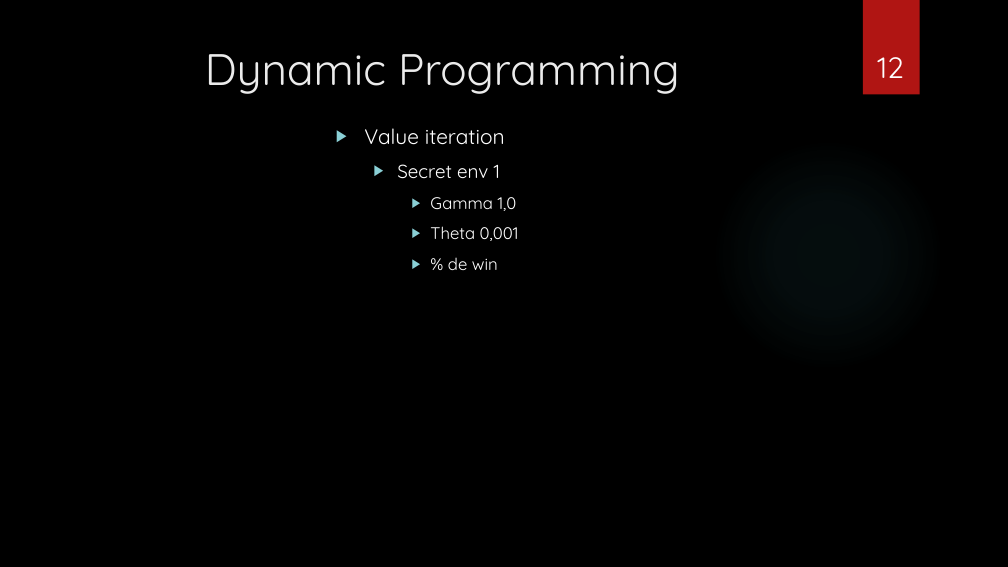
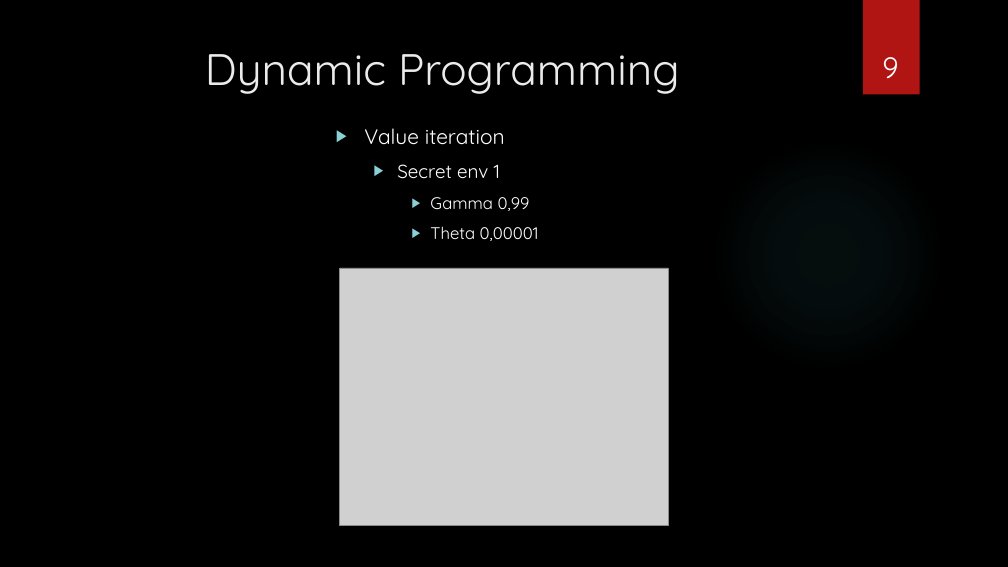
Before and after one commit to natane07/esgi_2021_4a_IABD_drl_sample_project, a slide deck: slide 9 of PPT_DRL.pptx (slide 12 before the commit). Drawn at 1008x567 pixels with LibreOffice and Linux fonts; fonts in the diff are those of the drawing; grey boxes stand for pictures; background and template pictures are left out. Boxes give left, top, right and bottom in pixels: in the first picture for what was removed or moved away, otherwise in the second. Text is boxed around its words. In the diff, an @@ line names an element or a change of style, - is before the commit and + after.

```diff
--- a/PPT_DRL.pptx
+++ b/PPT_DRL.pptx
@@ page number at [882,57,898,78]: text changed @@
-12
+9
@@ text at [430,197,539,241]: text changed @@
-    ▶ Gamma 1,0
-    ▶ Theta 0,001
-    ▶ % de win
+    ▶ Gamma 0,99
+    ▶ Theta 0,00001
@@ picture added at [340,268,668,526] @@
```
Also in this commit, not shown: 6 other slides changed, 3 slides removed, 1 other file.
